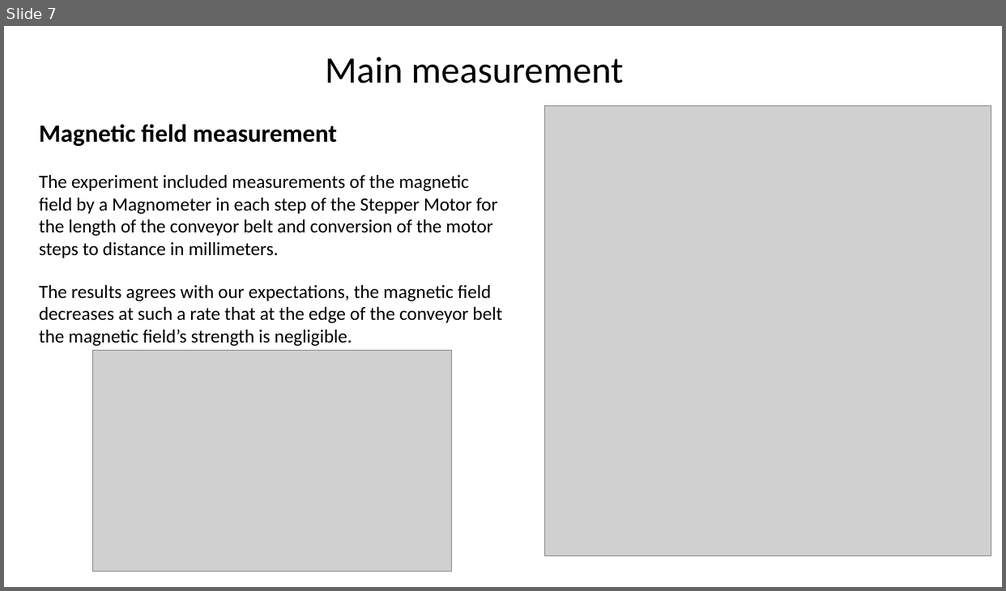
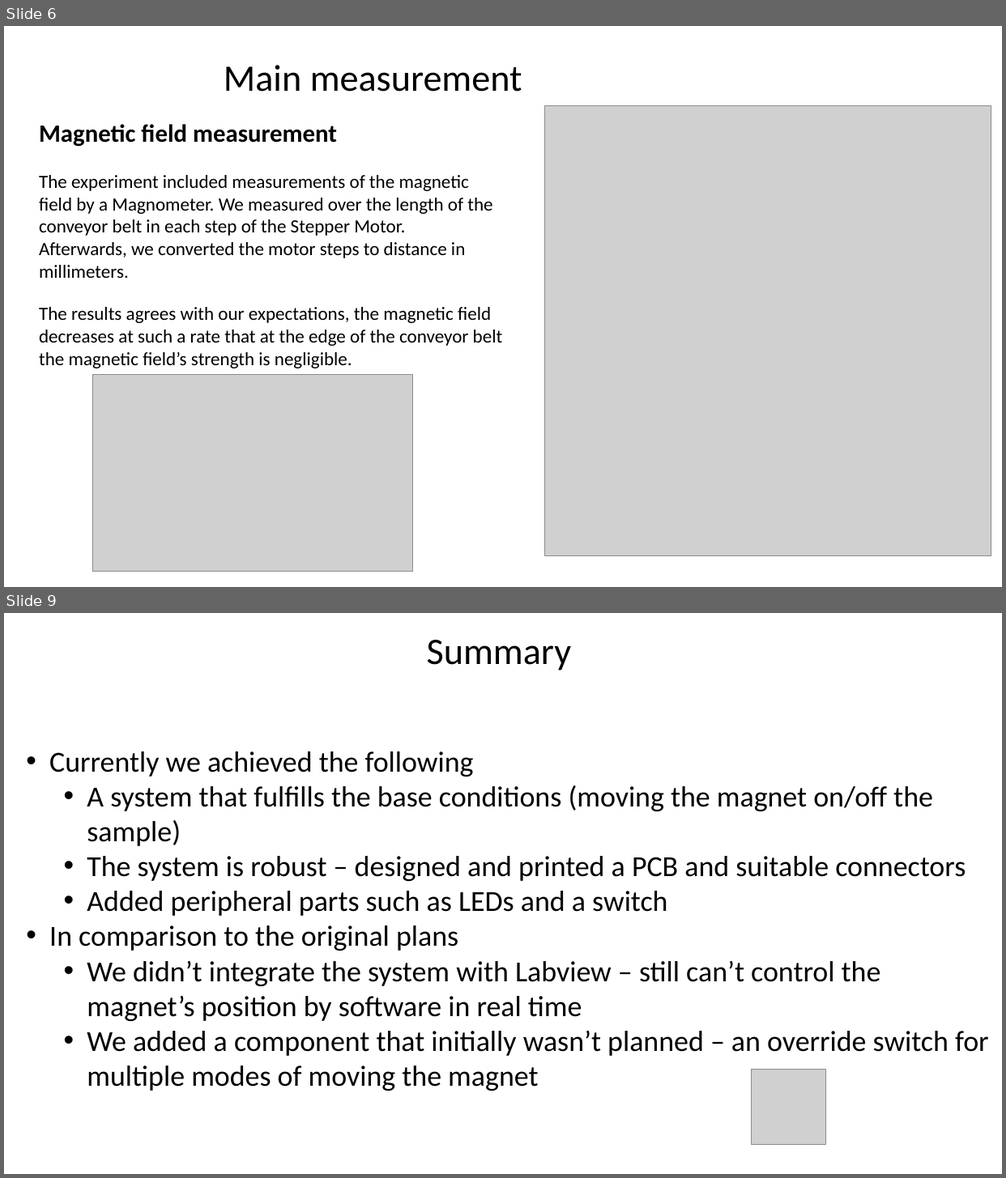
Before and after one commit to eylonk12/university_project, a slide deck: main/prs_2022-048p.pptx. Shown one above the other, each under a label of ours: slide 7 before the commit, slides 6 and 9 after it; the slides between them are not shown. The pictures are 1006x591 and 1006x1178 pixels, drawn with LibreOffice and Linux fonts; fonts in the diff are those of the drawing; grey boxes stand for pictures; background and template pictures are left out. Boxes give left, top, right and bottom in pixels: in the first picture for what was removed or moved away, otherwise in the second. Text is boxed around its words. In the diff, an @@ line names an element or a change of style, - is before the commit and + after.

```diff
--- a/main/prs_2022-048p.pptx
+++ b/main/prs_2022-048p.pptx
@@ slide 9 added at [4,613,1002,1174], background picture (left out) @@
@@ text added at [427,640,572,671], 36 pt, text #000000 @@
+Summary
@@ text added at [49,752,989,1091], 28 pt, text #000000 @@
+• Currently we achieved the following
+  • A system that fulfills the base conditions (moving the magnet on/off the sample)
+  • The system is robust – designed and printed a PCB and suitable connectors
+  • Added peripheral parts such as LEDs and a switch
+• In comparison to the original plans
+  • We didn’t integrate the system with Labview – still can’t control the magnet’s position by software in real time
+  • We added a component that initially wasn’t planned – an override switch for multiple modes of moving the magnet
@@ picture added at [751,1070,826,1144] @@
@@ what was slide 7 is now slide 6 @@
@@ slide 6 changed as well @@
@@ text "Main measurement": place and size @@
-text "Main measurement" at [325,57,624,84]
+text "Main measurement" at [224,65,522,92]
@@ text at [39,175,492,278]: text changed @@
-The experiment included measurements of the magnetic field by a Magnometer in each step of the Stepper Motor for the length of the conveyor belt and conversion of the motor steps to distance in millimeters.
+The experiment included measurements of the magnetic field by a Magnometer. We measured over the length of the conveyor belt in each step of the Stepper Motor.
+Afterwards, we converted the motor steps to distance in millimeters.
@@ picture: place and size @@
-picture at [93,350,452,572]
+picture at [93,375,413,573]
```
Also in this commit, not shown: 6 other slides changed, 1 other slide added, 1 slide removed, 1 other file.
